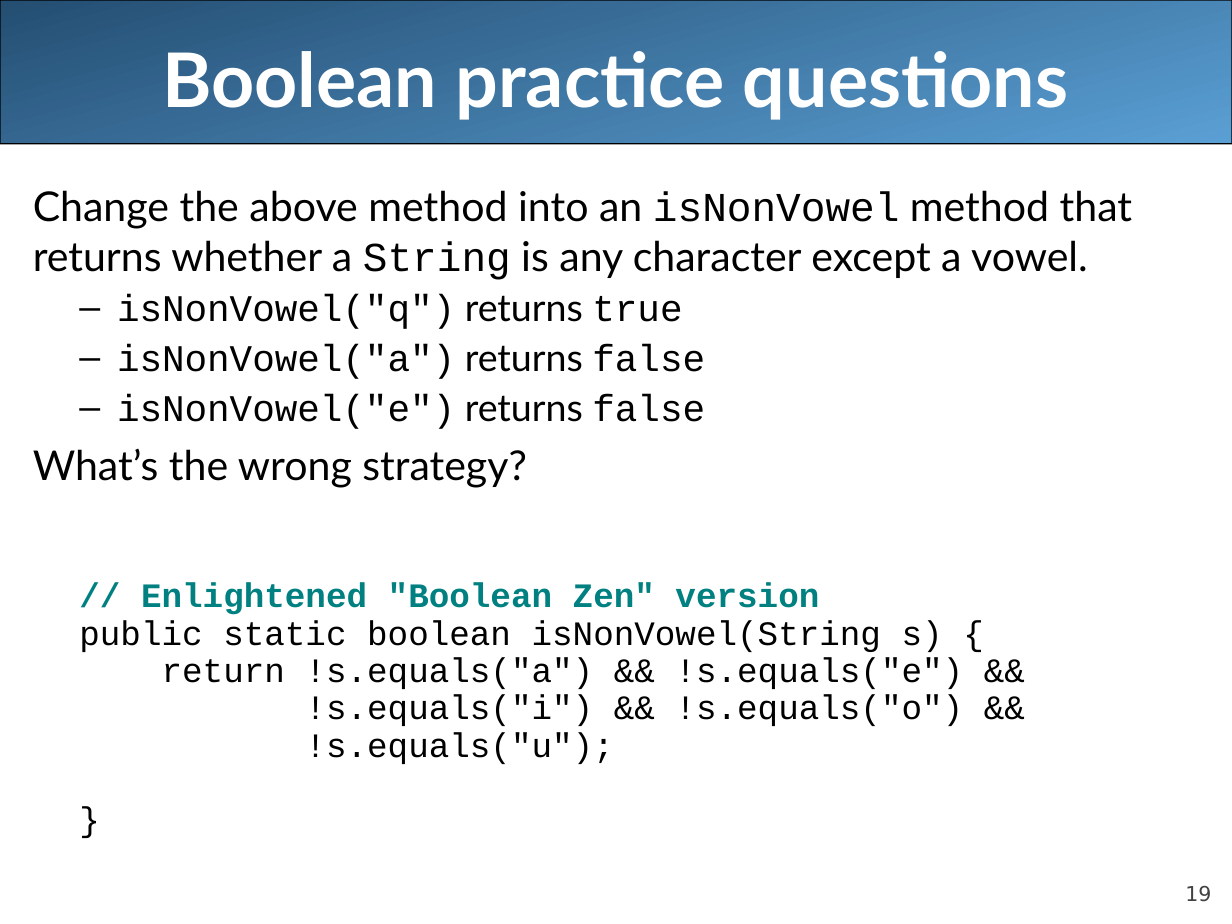
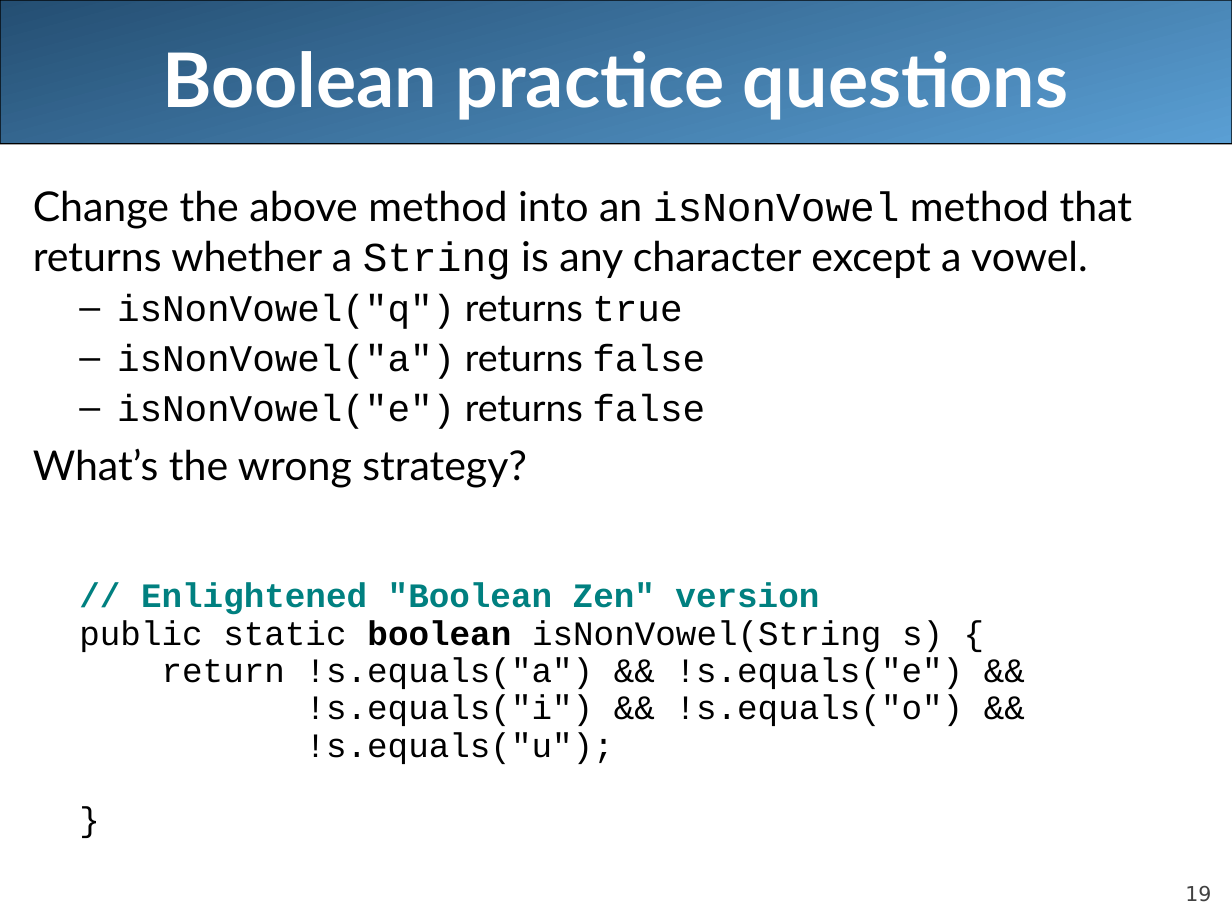
Before and after one commit to LongBaoNguyen/longbaonguyen.github.io, a slide deck: slide 19 of courses/apcsa/lecture9.ppt. Drawn at 1232x924 pixels with LibreOffice and Linux fonts; fonts in the diff are those of the drawing. Boxes give left, top, right and bottom in pixels: in the first picture for what was removed or moved away, otherwise in the second. Text is boxed around its words. In the diff, an @@ line names an element or a change of style, - is before the commit and + after.

```diff
--- a/courses/apcsa/lecture9.ppt
+++ b/courses/apcsa/lecture9.ppt
@@ text at (x1=79, y1=620, x2=943, y2=652): bold on in "boolean" @@
```
Also in this commit, not shown: 5 other slides changed, 1 other file.
